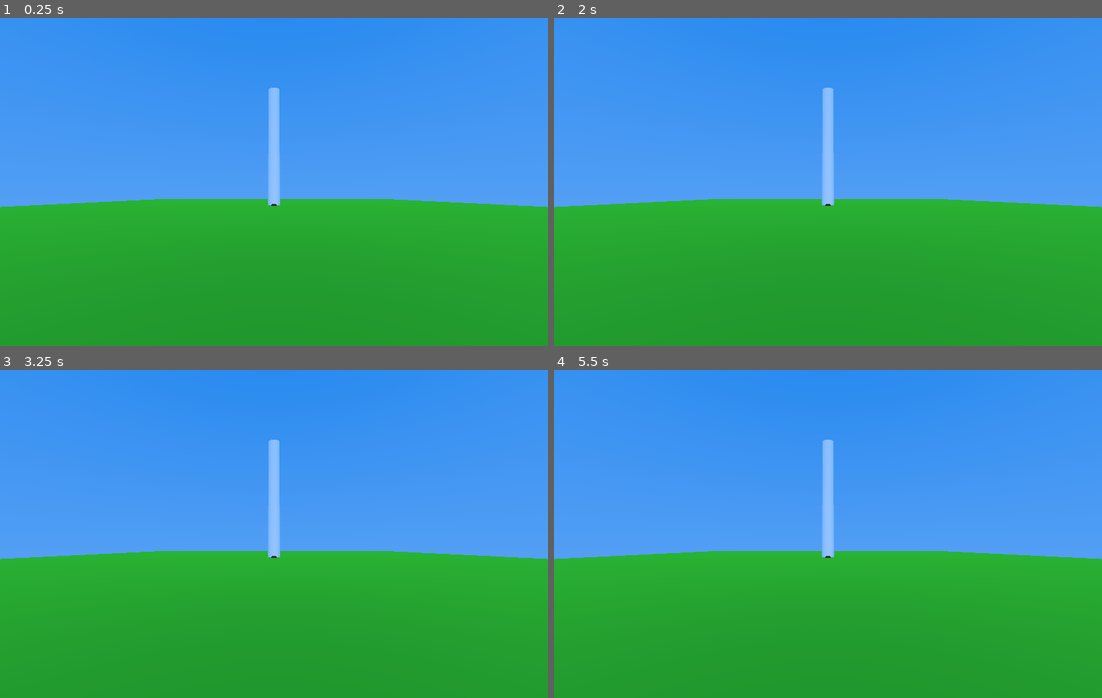
Above: before the commit, frames 1-4 (two rows, left to right).
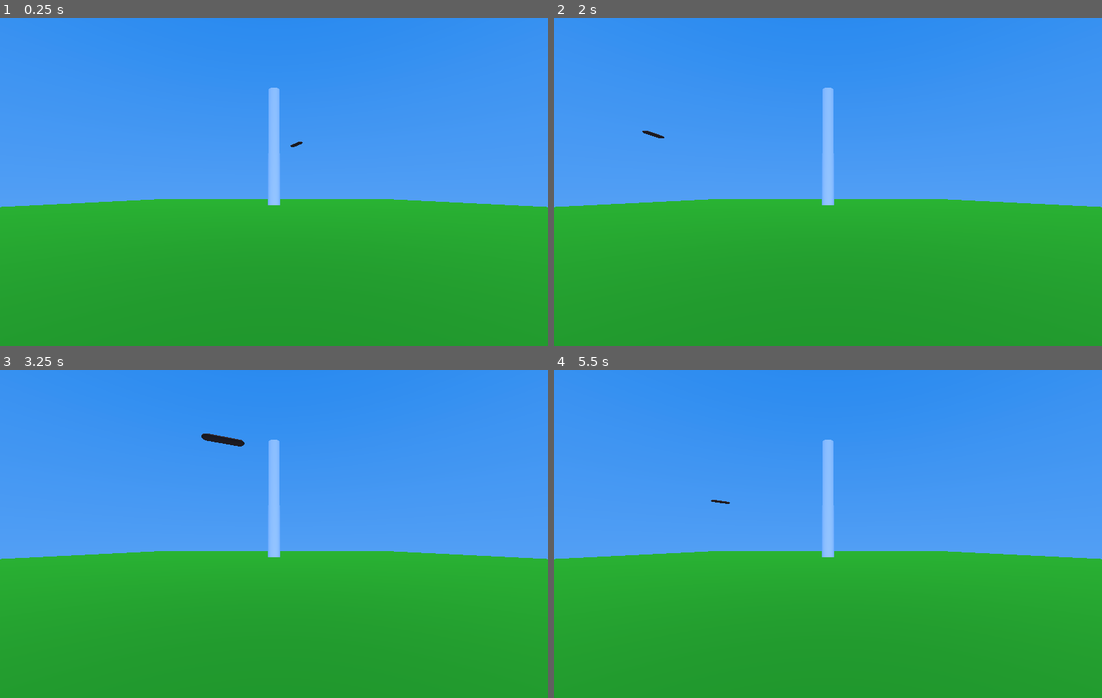
Above: after the commit, the same moments.

Repository: super-goose/boids
Game: Godot game, scene res://scenes/main_3d/main_3d.tscn
Same seed, same stepped clock (60 frames per second), same inputs: the game is played once before the commit and once after it.
Inputs:
- Up to frame 1 (0.25 s): no input
- Up to frame 2 (2 s): tap Enter at 1.25 s
- Up to frame 3 (3.25 s): no input
- Up to frame 4 (5.5 s): tap Space at 5 s

The runs differ from the first frame. In frame 1, less than 0.1% of the frame differs, in the area x 49-56%, y 37-58%; in frame 2, less than 0.1%; in frame 3, 0.2%, in the area x 36-51%, y 19-58%; in frame 4, less than 0.1%.

Commit message:
boid fly through space

Diff:
--- a/scenes/boid_3d/boid_3d.gd
+++ b/scenes/boid_3d/boid_3d.gd
@@ -2,7 +2,8 @@
 
 @export var speed = 14
 
-var rotation_speed = 3.14
+var direction = Vector3.FORWARD
+var rotation_speed = PI / 2
 var target_velocity = Vector3.ZERO
 
 func _ready():
@@ -13,7 +14,8 @@
 	print('boid movin')
 
 	# We create a local variable to store the input direction.
-	var direction = Vector3.FORWARD
+	direction = direction.rotated(Vector3.UP, rotation_speed * delta)
+	rotate_y(rotation_speed * delta)
 
 	direction.normalized()
 	# Ground Velocity
--- a/scenes/boid_3d/boid_3d.tscn
+++ b/scenes/boid_3d/boid_3d.tscn
@@ -1,4 +1,6 @@
-[gd_scene load_steps=4 format=3 uid="uid://cgnveqs7l33dh"]
+[gd_scene load_steps=5 format=3 uid="uid://cgnveqs7l33dh"]
+
+[ext_resource type="Script" path="res://scenes/boid_3d/boid_3d.gd" id="1_7dokw"]
 
 [sub_resource type="StandardMaterial3D" id="StandardMaterial3D_ymumk"]
 albedo_color = Color(0.229544, 0.0935053, 3.60981e-08, 1)
@@ -11,6 +13,7 @@
 radius = 0.25
 
 [node name="Boid3D" type="CharacterBody3D"]
+script = ExtResource("1_7dokw")
 
 [node name="MeshInstance3D" type="MeshInstance3D" parent="."]
 transform = Transform3D(1, 0, 0, 0, -4.37114e-08, -0.5, 0, 1, -2.18557e-08, 0, 0, 0)
--- a/scenes/main_3d/main_3d.gd
+++ b/scenes/main_3d/main_3d.gd
@@ -3,5 +3,6 @@
 var Boid3D = preload("res://scenes/boid_3d/boid_3d.tscn")
 
 func _ready():
+	print("adding a boid")
 	var boid = Boid3D.instantiate()
 	$BoidContainer.add_child(boid)
